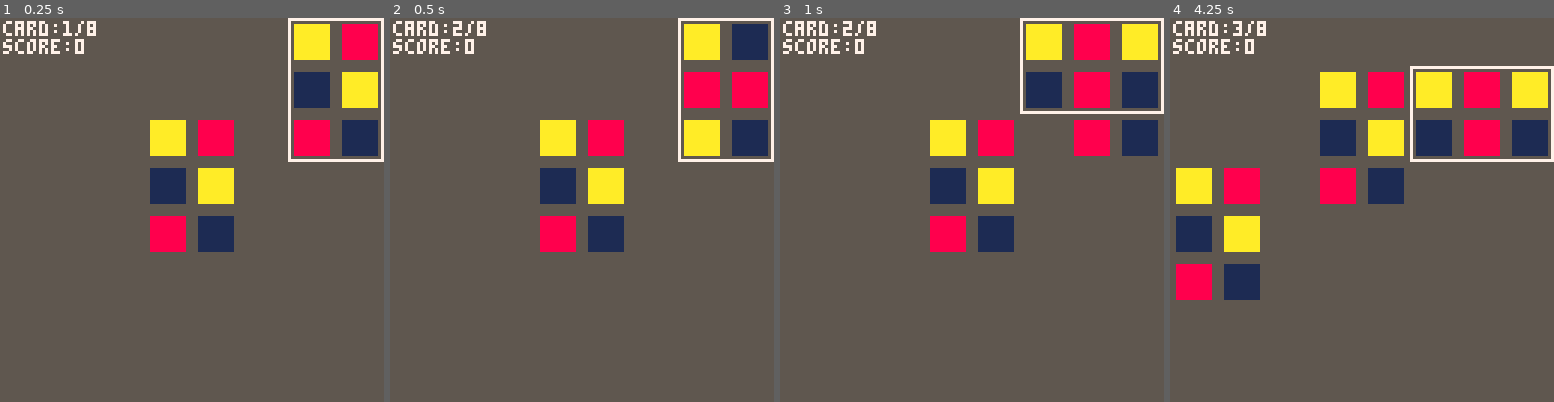
Above: before the commit, frames 1-4 (left to right).
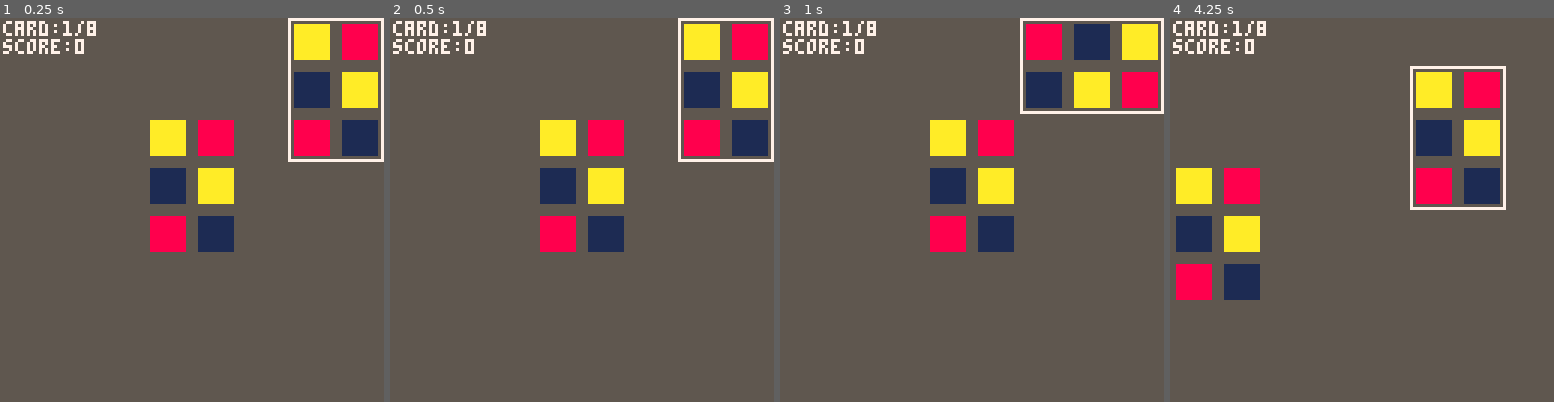
Above: after the commit, the same moments.

Repository: shen-sat/orchard
Game: PICO-8 cartridge game.p8
Same seed, same stepped clock (60 frames per second), same inputs: the game is played once before the commit and once after it.
Inputs:
- Up to frame 1 (0.25 s): no input
- Up to frame 2 (0.5 s): tap X (X key) at 0.33 s
- Up to frame 3 (1 s): tap O (Z key) at 0.7 s
- Up to frame 4 (4.25 s): tap X (X key) at 1.07, 1.85, 2.97, 4.08 s; hold Right 1.6-2.1 s; tap O (Z key) every 0.4 s from 1.7 to 4.1 s; hold Up 2.15-2.42 s; hold Right 2.47-3.03 s; hold Left 3.08-3.58 s; hold Down 3.63-3.97 s; hold Right from 4.02 s (still down)

Frame 1 is identical in both runs. In frame 2, 3.6% of the frame differs, in the area x 16-99%, y 0-36%; in frame 3, 5.3%; in frame 4, 11%, in the area x 17-100%, y 0-50%.

Commit message:
Only allow card to be placed if at least one growable fruit and rest of fruit are plantable, plus fix camera jumping in y-axis issue

Diff:
--- a/fruits.lua
+++ b/fruits.lua
@@ -4,7 +4,26 @@
     x = 0,
     y = 0,
     sprite = sprite,
-    is_growable = false
+    is_growable = function(self)
+      for fruit in all(planted_fruits) do
+        if (fruit.x == self.x)
+        and (fruit.y == self.y)
+        and (fruit.name == self.name)
+        then return true end
+      end
+
+      return false
+    end,
+    is_plantable = function(self)
+      for fruit in all(planted_fruits) do
+        if (fruit.x == self.x)
+        and (fruit.y == self.y)
+        and not (fruit.name == self.name)
+        then return false end
+      end
+
+      return true
+    end
   }
 
   return fruit
--- a/selected_card.lua
+++ b/selected_card.lua
@@ -5,10 +5,12 @@
   y0 = first_card_place_y,
   col = 7,
   card_number = 1,
-  dealt_x0 = function()
+  deal_x0 = function()
     return (cam.x0 + 128 - 32)
   end,
-  dealt_y0 = cam.y0,
+  deal_y0 = function()
+    return cam.y0
+  end,
   vertical_slots = function(self)
     return {
       { x = self.x0, y = self.y0 },
@@ -64,9 +66,9 @@
     self:update_fruits()
   end,
   plant_fruits = function(self)
-    if btnp(5) and self:is_plantable() then
+    if btnp(5) and self:is_placable() then
       for fruit in all(self.card) do
-        if fruit.is_growable then score += 1 end
+        if fruit:is_growable() then score += 1 end
         add(planted_fruits,fruit)
       end
       if deck:count() < 1 then return game_over() end -- game over
@@ -76,8 +78,8 @@
       self.card_number += 1
       del(deck.cards,deck.cards[1])
       self.compass.index = 1
-      self.x0 = self:dealt_x0()
-      self.y0 = self.dealt_y0
+      self.x0 = self:deal_x0()
+      self.y0 = self:deal_y0()
     end
   end,
   place_starting_card = function(self)
@@ -94,8 +96,8 @@
     self.card = next_card
     del(deck.cards,deck.cards[1])
     self.compass.index = 1
-    self.x0 = self:dealt_x0()
-    self.y0 = self.dealt_y0
+    self.x0 = self:deal_x0()
+    self.y0 = self:deal_y0()
   end,
   move = function(self)
     if btnp(4) then
@@ -131,39 +133,18 @@
         fruit.x, fruit.y = self:horizontal_slots()[i].x, self:horizontal_slots()[i].y
       end
     end
-    -- mark plantable
-    for fruit in all(fruits) do fruit.is_growable = false end
-    local overlapping_fruits = {}
+  end,
+  is_placable = function(self)
+    local fruits = self.card
+    local number_of_growable_fruits = 0
 
-    if self:is_plantable() then
-      for fruit in all(fruits) do
-        for f in all(planted_fruits) do
-          if (fruit.x == f.x)
-          and (fruit.y == f.y)
-          and (fruit.name == f.name)
-          then add(overlapping_fruits,fruit) end
-        end
-      end
+    for fruit in all(fruits) do
+      if not fruit:is_plantable() then return false end
+
+      if fruit:is_growable() then number_of_growable_fruits += 1 end
     end
 
-    for fruit in all(overlapping_fruits) do
-      fruit.is_growable = true
-    end
-  end,
-  is_plantable = function(self)
-    local fruits = self.card
-
-    local plantable = true
-    for fruit in all(fruits) do
-      for f in all(planted_fruits) do
-        if (fruit.x == f.x)
-        and (fruit.y == f.y)
-        and not (fruit.name == f.name)
-        then plantable = false end
-      end
-    end
-
-    return plantable
+    return number_of_growable_fruits > 0
   end,
   order_fruits_east = function(self)
     return { self.card[5], self.card[3], self.card[1], self.card[6], self.card[4], self.card[2] }
@@ -174,7 +155,7 @@
   end,
   draw_fruits = function(self)
     for fruit in all(self.card) do
-      if fruit.is_growable and blink:blink() then
+      if self:is_placable() and fruit:is_growable() and blink:blink() then
         palt(0,false)
         pal(0,11)
       end
